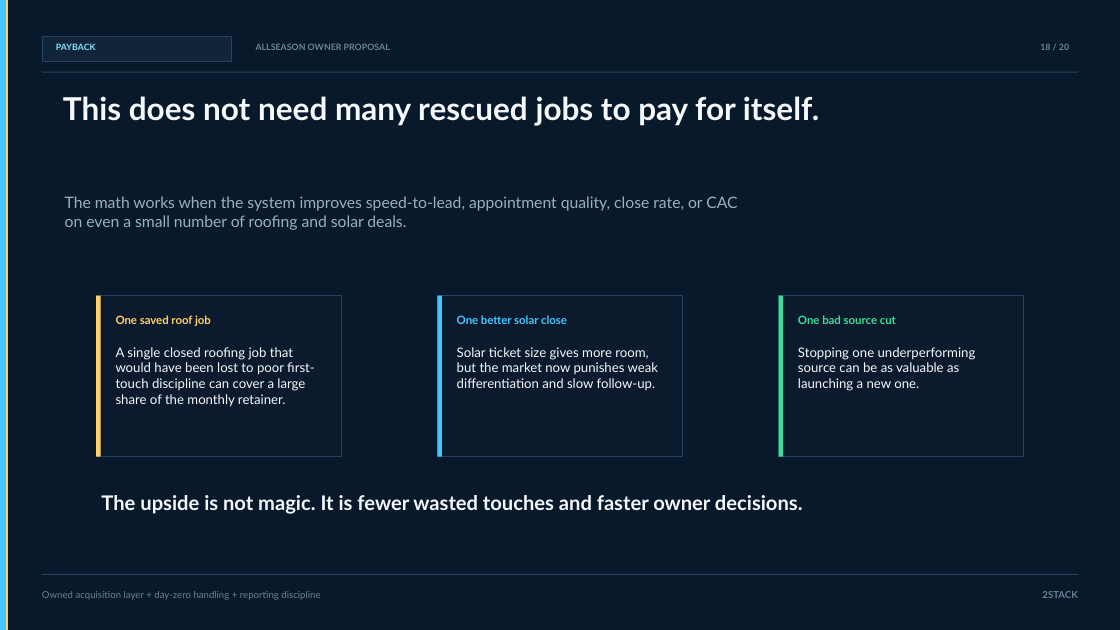
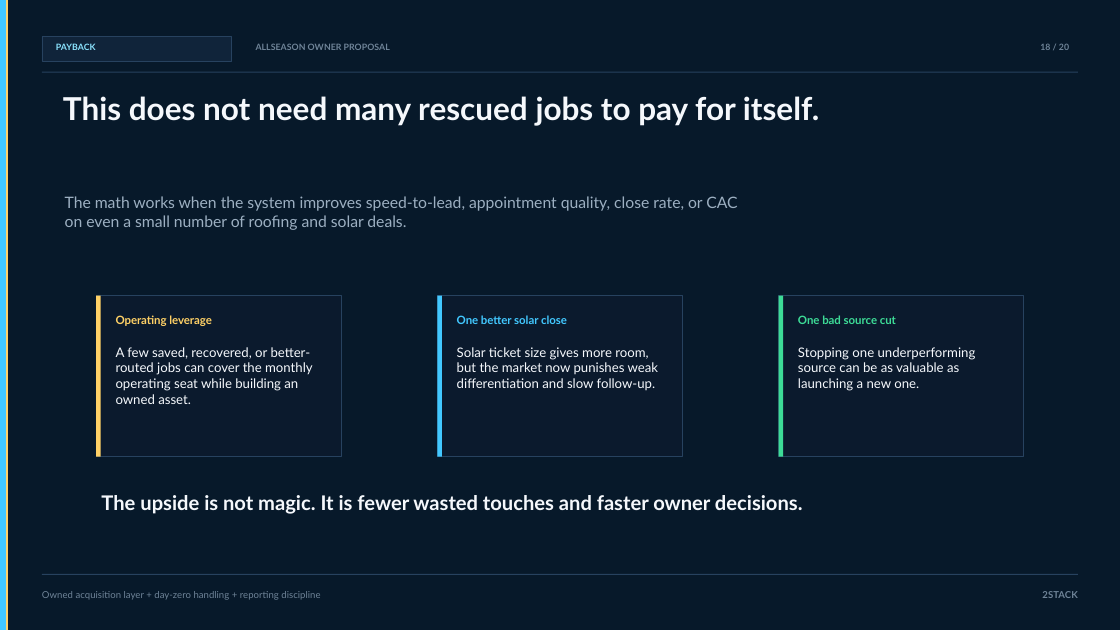
Before and after one commit to haikudetat-ctrl/all-season-webpage, a slide deck: slide 18 of OPTION_A_CLOSE_PACKAGE/export/allseason-owner-pitch-v3.pptx. Drawn at 1120x630 pixels with LibreOffice and Linux fonts; fonts in the diff are those of the drawing. Boxes give left, top, right and bottom in pixels: in the first picture for what was removed or moved away, otherwise in the second. Text is boxed around its words. In the diff, an @@ line names an element or a change of style, - is before the commit and + after.

```diff
--- a/OPTION_A_CLOSE_PACKAGE/export/allseason-owner-pitch-v3.pptx
+++ b/OPTION_A_CLOSE_PACKAGE/export/allseason-owner-pitch-v3.pptx
@@ text at [116, 315, 212, 326]: text changed @@
-One saved roof job
+Operating leverage
@@ text at [116, 347, 313, 404]: text changed @@
-A single closed roofing job that would have been lost to poor first-touch discipline can cover a large share of the monthly retainer.
+A few saved, recovered, or better-routed jobs can cover the monthly operating seat while building an owned asset.
```
Also in this commit, not shown: 3 other slides changed, 9 other files.
